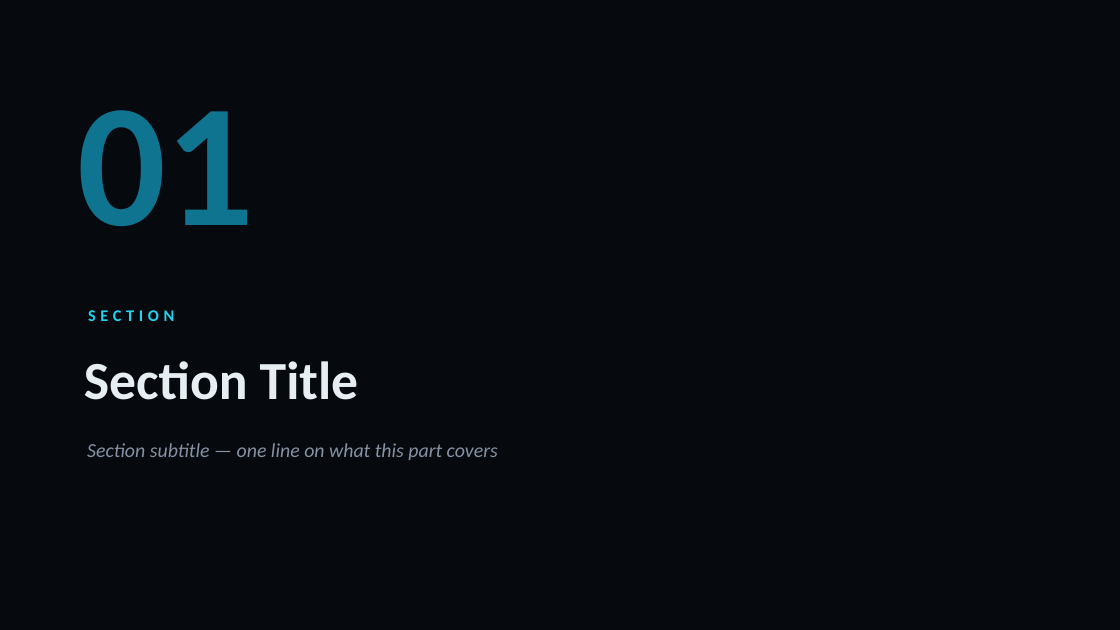
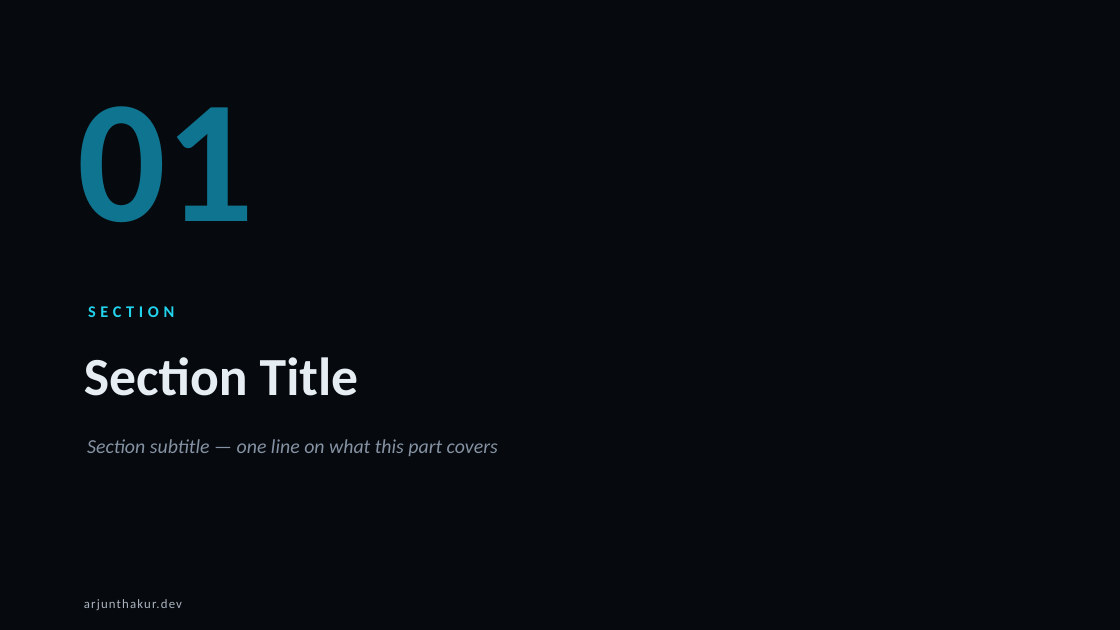
Before and after one commit to thakurarjun247/thakurarjun247.github.io, a slide deck: slide 3 of presentations/Arjun-Thakur-Presentation-Template.pptx. Drawn at 1120x630 pixels with LibreOffice and Linux fonts; fonts in the diff are those of the drawing. Boxes give left, top, right and bottom in pixels: in the first picture for what was removed or moved away, otherwise in the second. Text is boxed around its words. In the diff, an @@ line names an element or a change of style, - is before the commit and + after.

```diff
--- a/presentations/Arjun-Thakur-Presentation-Template.pptx
+++ b/presentations/Arjun-Thakur-Presentation-Template.pptx
@@ 4 texts: place and size @@
-4 texts at <box>77,110,498,460</box>
+4 texts at <box>77,106,498,456</box>
@@ text added at <box>84,599,182,610</box>, 11 pt, text #AAB4C0 @@
+arjunthakur.dev
```
Also in this commit, not shown: 8 other slides changed, 1 other file.
